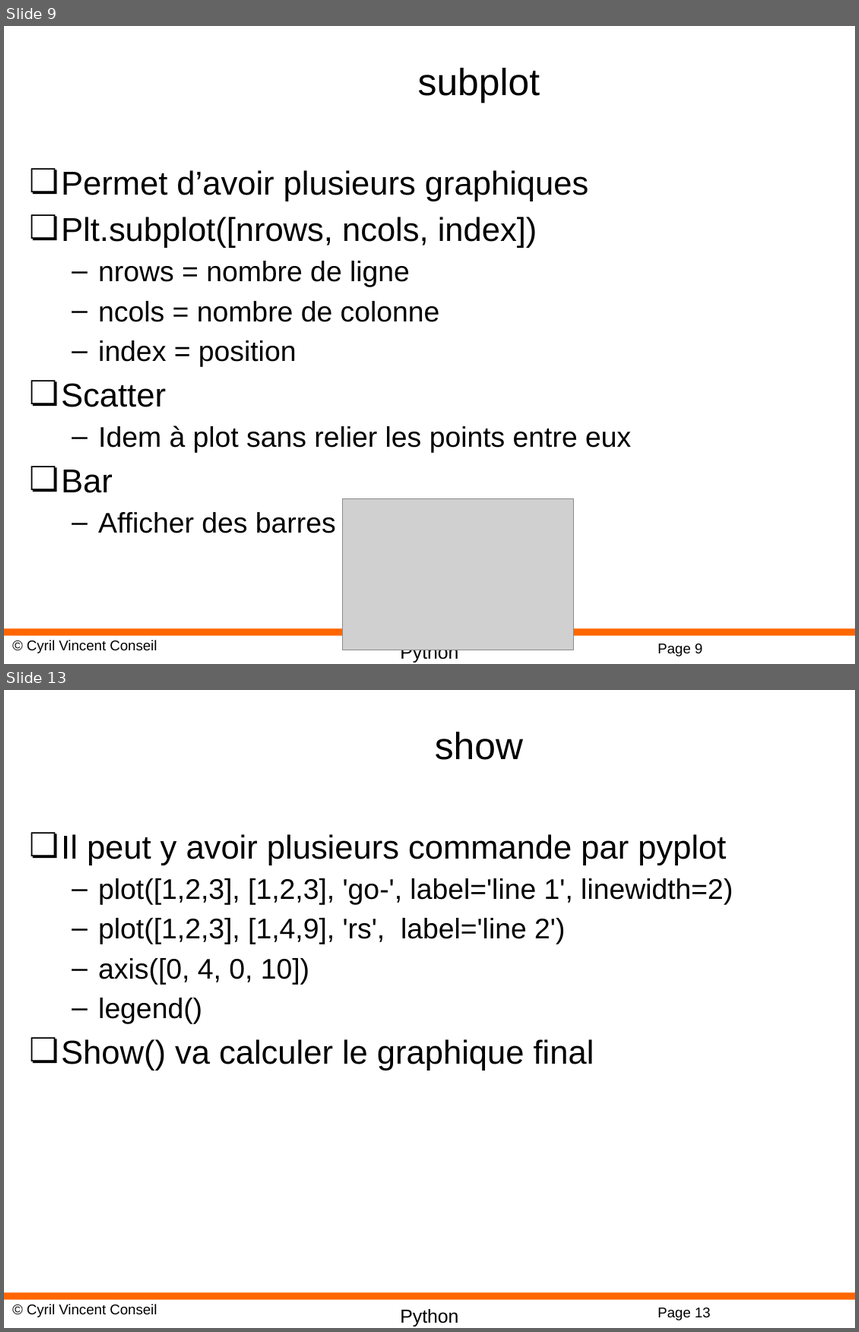
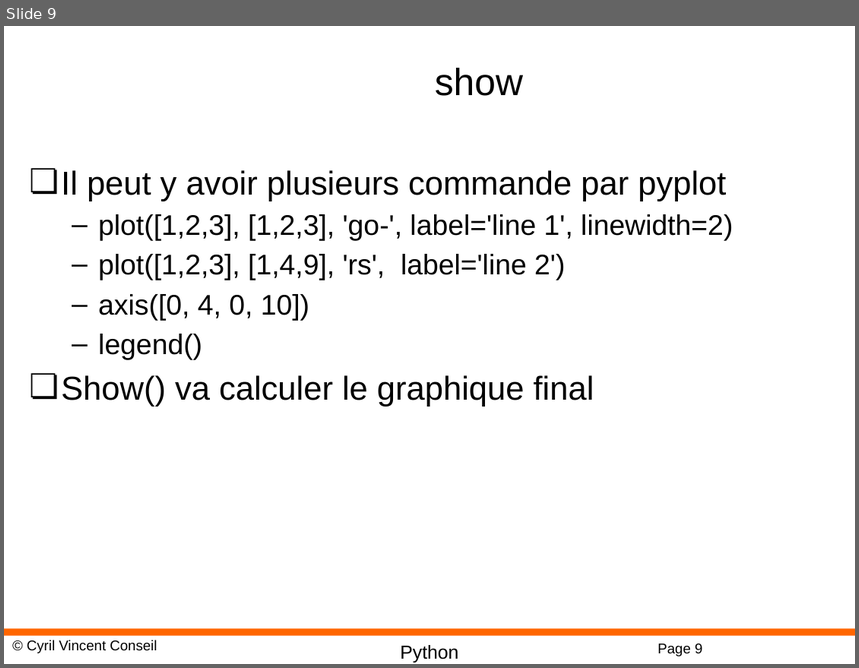
Before and after one commit to cyrilvincent/ML, a slide deck: PPT/MachineLearning06-MatPlotLib.pptx. Shown one above the other, each under a label of ours: slides 9 and 13 before the commit, slide 9 after it; the slides between them are not shown. The pictures are 859x1332 and 859x668 pixels, drawn with LibreOffice and Linux fonts; fonts in the diff are those of the drawing; grey boxes stand for pictures; background and template pictures are left out. Boxes give left, top, right and bottom in pixels: in the first picture for what was removed or moved away, otherwise in the second. Text is boxed around its words. In the diff, an @@ line names an element or a change of style, - is before the commit and + after.

```diff
--- a/PPT/MachineLearning06-MatPlotLib.pptx
+++ b/PPT/MachineLearning06-MatPlotLib.pptx
@@ slide 9 removed at (4, 26, 855, 664), background #FFFFFF; not listed: 4 template elements that a slide beside it also shows @@
@@ title removed at (418, 68, 540, 103) @@
-subplot
@@ text removed at (61, 170, 631, 534) @@
-❏ Permet d’avoir plusieurs graphiques
-❏ Plt.subplot([nrows, ncols, index])
-  – nrows = nombre de ligne
-  – ncols = nombre de colonne
-  – index = position
-❏ Scatter
-  – Idem à plot sans relier les points entre eux
-❏ Bar
-  – Afficher des barres
@@ picture removed at (343, 499, 574, 651) @@
@@ what was slide 13 is now slide 9 @@
@@ page number at (658, 644, 702, 657): text changed @@
-Page 13
+Page 9
```
Also in this commit, not shown: 3 other slides removed, 3 other files.
